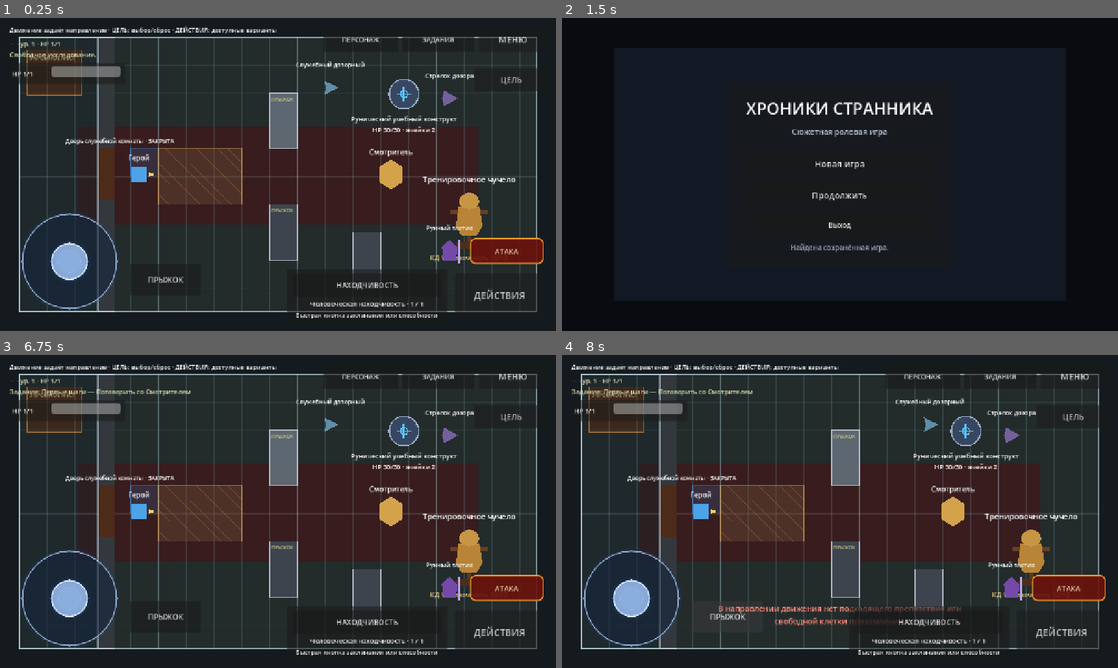
Above: before the commit, frames 1-4 (two rows, left to right).
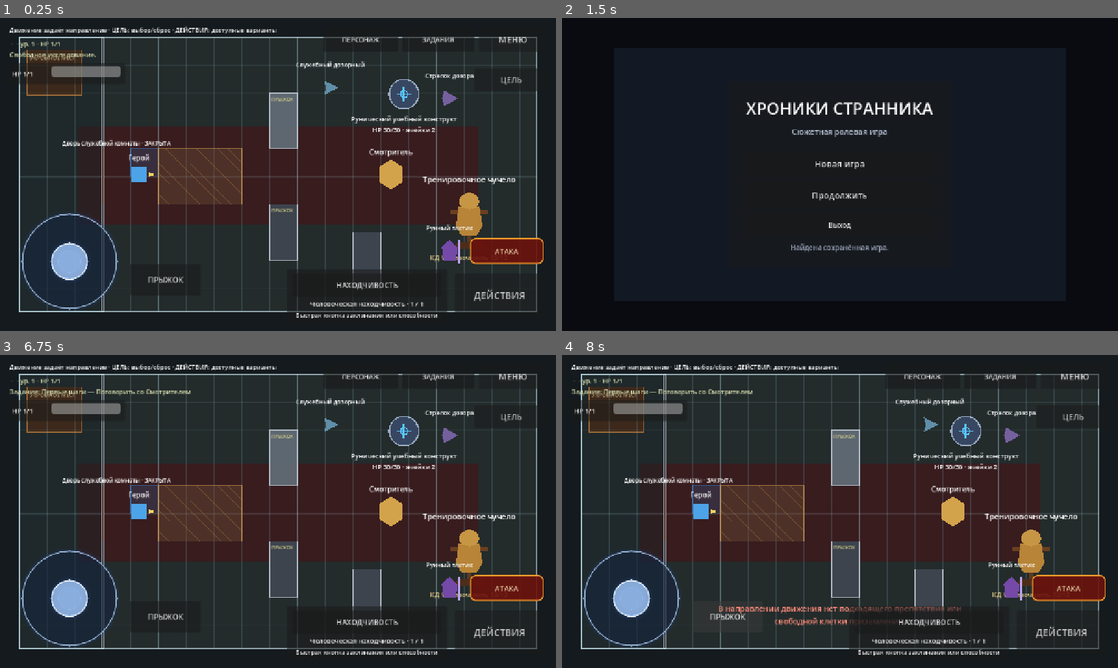
Above: after the commit, the same moments.

Repository: eretenkodaniil16-rgb/rpg-project
Game: Godot game, scene res://scenes/game/game.tscn
Two runs of this game, one before a commit and one after it. Both use one fixed random seed, a clock stepped at 60 frames per second and the inputs below. This scene is started directly instead of the project's main scene.
Inputs (mouse positions are in pixels of both pictures, inside the frame that each line leads up to):
- Up to frame 1 (0.25 s): no input
- Up to frame 2 (1.5 s): click "ДЕЙСТВИЯ" at 0.5 s; click "МЕНЮ" at 1.25 s
- Up to frame 3 (6.75 s): click "Новая игра" at 2 s; click (278, 458) at 2.77 s; type "Alex" at 2.85 s; click "В главное меню" at 3.5 s; click "Новая игра" at 4.25 s; click (278, 458) at 5.02 s; type "Alex" at 5.1 s; click "В меню" at 5.75 s; click "Продолжить" at 6.5 s
- Up to frame 4 (8 s): click "ПРЫЖОК" at 7.25 s

The runs differ from the first frame. In frame 1, 1.3% of the frame differs, in the area x 11-32%, y 6-94%; in frame 2, nothing differs; in frame 3, 1.3%; in frame 4, 1.3%.

Commit message:
fix: разместить перегородку и дверь на границах клеток

Diff:
--- a/scripts/game/stealth_test_room.gd
+++ b/scripts/game/stealth_test_room.gd
@@ -6,7 +6,12 @@
 const TRAINING_MARKSMAN_SCENE: PackedScene = preload("res://scenes/game/combat_ai_training_marksman.tscn")
 const TRAINING_MAGE_SCENE: PackedScene = preload("res://scenes/game/combat_ai_training_mage.tscn")
 const PATROL_SYSTEM_SCRIPT: Script = preload("res://scripts/systems/patrol_alert_group_system_ai.gd")
-const WEST_PARTITION_WALL_SIZE: Vector2 = Vector2(36.0, 255.0)
+
+const PARTITION_LOCAL_X: float = -8.0
+const PARTITION_THICKNESS: float = 4.0
+const WEST_PARTITION_TOP_SIZE: Vector2 = Vector2(PARTITION_THICKNESS, 256.0)
+const WEST_PARTITION_BOTTOM_SIZE: Vector2 = Vector2(PARTITION_THICKNESS, 246.0)
+const WEST_SERVICE_DOOR_SIZE: Vector2 = Vector2(PARTITION_THICKNESS, 128.0)
 const WEST_PARTITION_TOP_ID: String = "west_partition_top"
 const WEST_PARTITION_BOTTOM_ID: String = "west_partition_bottom"
 const WEST_SERVICE_DOOR_BLOCKER_ID: String = "west_service_door_blocker"
@@ -26,13 +31,14 @@
 func _ready() -> void:
 	add_to_group("stealth_world")
 	_build_navigation()
-	_build_wall("WestPartitionTop", Vector2(0.0, -187.5), WEST_PARTITION_WALL_SIZE)
-	_build_wall("WestPartitionBottom", Vector2(0.0, 187.5), WEST_PARTITION_WALL_SIZE)
+	_build_wall("WestPartitionTop", Vector2(PARTITION_LOCAL_X, -187.0), WEST_PARTITION_TOP_SIZE)
+	_build_wall("WestPartitionBottom", Vector2(PARTITION_LOCAL_X, 192.0), WEST_PARTITION_BOTTOM_SIZE)
 	_door = DOOR_SCRIPT.new() as StealthDoor
 	_door.name = "WestServiceDoor"
+	_door.position = Vector2(PARTITION_LOCAL_X, 5.0)
 	_door.door_id = "west_service_door"
 	_door.door_label = "Дверь служебной комнаты"
-	_door.door_size = Vector2(36.0, 120.0)
+	_door.door_size = WEST_SERVICE_DOOR_SIZE
 	add_child(_door)
 	set_navigation_door_state(_door.door_id, _door.get_door_state())
 	_build_patrol_observer()
@@ -69,6 +75,7 @@
 	if _combat_environment != null:
 		var should_block: bool = door_state not in ["open", "broken"]
 		_combat_environment.set_cover_object_active(WEST_SERVICE_DOOR_BLOCKER_ID, should_block, false)
+		_combat_environment.set_edge_blocker_active(WEST_SERVICE_DOOR_BLOCKER_ID, should_block)
 
 
 func activate_tactical_training_squad() -> void:
@@ -125,22 +132,67 @@
 	if _combat_environment == null:
 		push_warning("CombatEnvironment is unavailable; room walls were not registered for grid movement.")
 		return
+	var grid: BattleGrid = get_tree().get_first_node_in_group("battle_grid") as BattleGrid
+	if grid == null:
+		push_warning("BattleGrid is unavailable; room wall edges were not registered.")
+		return
 	var top_wall: Node2D = get_node_or_null("WestPartitionTop") as Node2D
 	var bottom_wall: Node2D = get_node_or_null("WestPartitionBottom") as Node2D
 	if top_wall != null:
-		_add_environment_obstacle(WEST_PARTITION_TOP_ID, _rect_around(top_wall.global_position, WEST_PARTITION_WALL_SIZE), true, false)
+		var top_rect: Rect2 = _rect_around(top_wall.global_position, WEST_PARTITION_TOP_SIZE)
+		_add_environment_obstacle(WEST_PARTITION_TOP_ID, top_rect, true, false, true, false)
+		_combat_environment.register_edge_blocker(
+			WEST_PARTITION_TOP_ID,
+			_vertical_edge_pairs(grid, top_wall.global_position.x, top_rect),
+			true
+		)
 	if bottom_wall != null:
-		_add_environment_obstacle(WEST_PARTITION_BOTTOM_ID, _rect_around(bottom_wall.global_position, WEST_PARTITION_WALL_SIZE), true, false)
+		var bottom_rect: Rect2 = _rect_around(bottom_wall.global_position, WEST_PARTITION_BOTTOM_SIZE)
+		_add_environment_obstacle(WEST_PARTITION_BOTTOM_ID, bottom_rect, true, false, true, false)
+		_combat_environment.register_edge_blocker(
+			WEST_PARTITION_BOTTOM_ID,
+			_vertical_edge_pairs(grid, bottom_wall.global_position.x, bottom_rect),
+			true
+		)
 	if _door != null:
+		var door_active: bool = _door.get_door_state() not in ["open", "broken"]
 		_add_environment_obstacle(
 			WEST_SERVICE_DOOR_BLOCKER_ID,
 			_door.get_world_rect(),
 			true,
 			false,
-			_door.get_door_state() not in ["open", "broken"]
+			door_active,
+			false
+		)
+		_combat_environment.register_edge_blocker(
+			WEST_SERVICE_DOOR_BLOCKER_ID,
+			_vertical_edge_pairs(grid, _door.global_position.x, _door.get_world_rect()),
+			door_active
 		)
 	_combat_environment.call("_rebuild_collision_bodies")
 	_combat_environment.queue_redraw()
+
+
+func _vertical_edge_pairs(grid: BattleGrid, edge_world_x: float, world_span: Rect2) -> Array[Dictionary]:
+	var result: Array[Dictionary] = []
+	if grid == null:
+		return result
+	var local_edge: Vector2 = grid.to_local(Vector2(edge_world_x, world_span.position.y))
+	var field: Rect2 = grid.get_field_rect()
+	var cell_size: float = grid.get_cell_size()
+	var edge_column: int = roundi((local_edge.x - field.position.x) / cell_size)
+	var left_column: int = edge_column - 1
+	var right_column: int = edge_column
+	var top_local: float = grid.to_local(world_span.position).y
+	var bottom_local: float = grid.to_local(world_span.end).y
+	var first_row: int = floori((top_local - field.position.y + 0.01) / cell_size)
+	var last_row: int = ceili((bottom_local - field.position.y - 0.01) / cell_size) - 1
+	for row: int in range(first_row, last_row + 1):
+		var left_cell := Vector2i(left_column, row)
+		var right_cell := Vector2i(right_column, row)
+		if grid.is_cell_valid(left_cell) and grid.is_cell_valid(right_cell):
+			result.append({"a": left_cell, "b": right_cell})
+	return result
 
 
 func _add_environment_obstacle(
@@ -148,7 +200,8 @@
 	world_rect: Rect2,
 	blocks_line_of_sight: bool,
 	jumpable: bool,
-	active: bool = true
+	active: bool = true,
+	blocks_cells: bool = true
 ) -> void:
 	if _combat_environment == null:
 		return
@@ -161,6 +214,7 @@
 		"rect": local_rect,
 		"cover_bonus": 0,
 		"blocks_movement": true,
+		"blocks_cells": blocks_cells,
 		"blocks_line_of_sight": blocks_line_of_sight,
 		"jumpable": jumpable,
 		"active": active
@@ -174,16 +228,16 @@
 func _build_navigation() -> void:
 	_west_navigation_region = _build_navigation_region(
 		"WestServiceNavigationRegion",
-		Rect2(Vector2(-200.0, -315.0), Vector2(180.0, 630.0))
+		Rect2(Vector2(-200.0, -315.0), Vector2(192.0, 630.0))
 	)
 	_hall_navigation_region = _build_navigation_region(
 		"MainHallNavigationRegion",
-		Rect2(Vector2(18.0, -315.0), Vector2(972.0, 630.0))
+		Rect2(Vector2(PARTITION_LOCAL_X, -315.0), Vector2(998.0, 630.0))
 	)
 	_door_navigation_link = NavigationLink2D.new()
 	_door_navigation_link.name = "WestServiceDoorNavigationLink"
-	_door_navigation_link.start_position = Vector2(-28.0, 0.0)
-	_door_navigation_link.end_position = Vector2(28.0, 0.0)
+	_door_navigation_link.start_position = Vector2(-40.0, 5.0)
+	_door_navigation_link.end_position = Vector2(24.0, 5.0)
 	_door_navigation_link.bidirectional = true
 	_door_navigation_link.enter_cost = 0.0
 	_door_navigation_link.travel_cost = 1.0
@@ -232,7 +286,7 @@
 
 
 func _draw() -> void:
-	var room_rect := Rect2(Vector2(-200.0, -315.0), Vector2(180.0, 630.0))
+	var room_rect := Rect2(Vector2(-200.0, -315.0), Vector2(192.0, 630.0))
 	draw_rect(room_rect, Color(0.1, 0.14, 0.16, 0.42), true)
 	draw_rect(room_rect, Color(0.44, 0.56, 0.6, 0.8), false, 2.0)
 	var hiding_rect := Rect2(Vector2(-183.0, -286.0), Vector2(126.0, 104.0))
